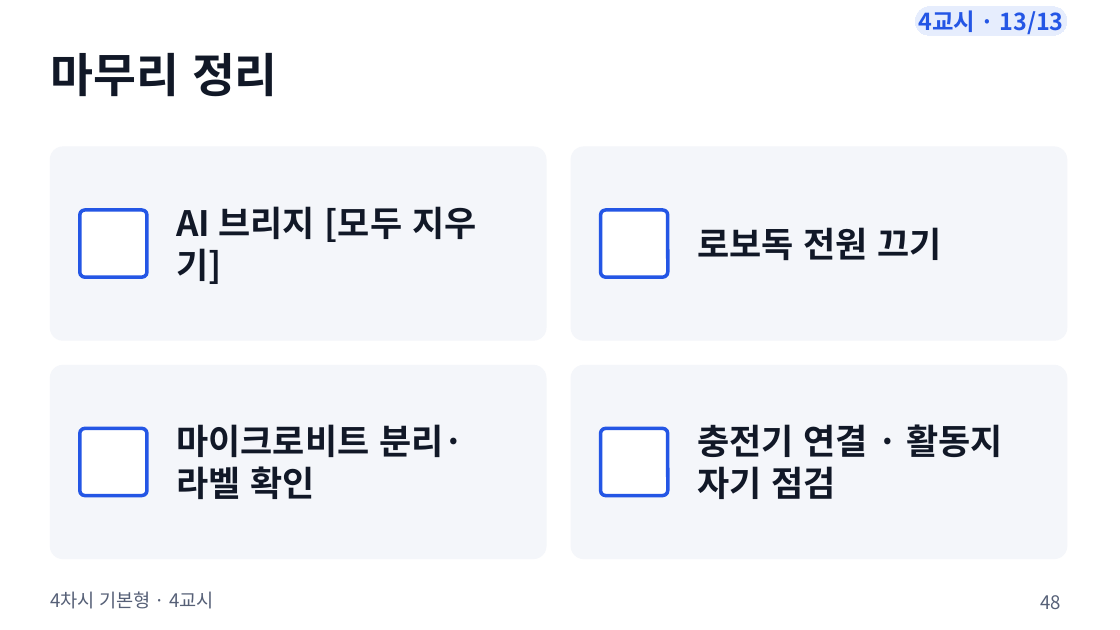
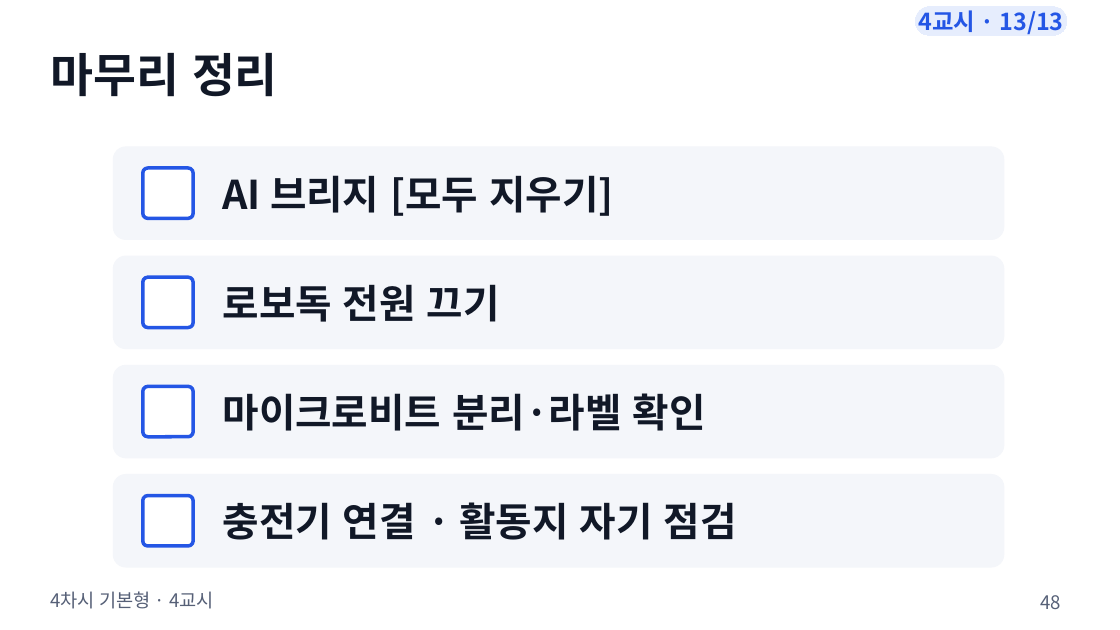
Before and after one commit to boundaryx01-uniquelife/microbit, a slide deck: slide 48 of materials/4차시_기본형/4차시_수업슬라이드.pptx. Drawn at 1120x630 pixels with LibreOffice and Linux fonts; fonts in the diff are those of the drawing. Boxes give left, top, right and bottom in pixels: in the first picture for what was removed or moved away, otherwise in the second. Text is boxed around its words. In the diff, an @@ line names an element or a change of style, - is before the commit and + after.

```diff
--- a/materials/4차시_기본형/4차시_수업슬라이드.pptx
+++ b/materials/4차시_기본형/4차시_수업슬라이드.pptx
@@ rounded rectangle: place and size @@
-rounded rectangle at bbox=[50, 147, 546, 340]
+rounded rectangle at bbox=[113, 147, 1004, 239]
@@ rounded rectangle: place and size @@
-rounded rectangle at bbox=[80, 210, 147, 277]
+rounded rectangle at bbox=[143, 168, 193, 218]
@@ text "AI 브리지 [모두 지우기]": place and size @@
-text "AI 브리지 [모두 지우기]" at bbox=[176, 206, 476, 284]
+text "AI 브리지 [모두 지우기]" at bbox=[223, 175, 613, 216]
@@ rounded rectangle: place and size @@
-rounded rectangle at bbox=[571, 147, 1067, 340]
+rounded rectangle at bbox=[113, 256, 1004, 349]
@@ text "로보독 전원 끄기": place and size @@
-text "로보독 전원 끄기" at bbox=[697, 227, 942, 261]
+text "로보독 전원 끄기" at bbox=[223, 284, 500, 322]
@@ rounded rectangle: place and size @@
-rounded rectangle at bbox=[601, 210, 668, 277]
+rounded rectangle at bbox=[143, 277, 193, 328]
@@ rounded rectangle: place and size @@
-rounded rectangle at bbox=[50, 365, 546, 559]
+rounded rectangle at bbox=[113, 365, 1004, 458]
@@ rounded rectangle: place and size @@
-rounded rectangle at bbox=[80, 429, 147, 496]
+rounded rectangle at bbox=[143, 386, 193, 437]
@@ text "마이크로비트 분리·라벨 확인": place and size @@
-text "마이크로비트 분리·라벨 확인" at bbox=[176, 424, 464, 499]
+text "마이크로비트 분리·라벨 확인" at bbox=[223, 393, 706, 431]
@@ rounded rectangle: place and size @@
-rounded rectangle at bbox=[571, 365, 1067, 559]
+rounded rectangle at bbox=[113, 475, 1004, 567]
@@ proportions changed in 8 elements at bbox=[143, 168, 193, 218], bbox=[143, 386, 193, 437], bbox=[113, 147, 1004, 239], bbox=[113, 365, 1004, 458], bbox=[113, 256, 1004, 349], bbox=[113, 475, 1004, 567], bbox=[143, 277, 193, 328], bbox=[143, 496, 193, 546] @@
@@ rounded rectangle: place and size @@
-rounded rectangle at bbox=[601, 429, 668, 496]
+rounded rectangle at bbox=[143, 496, 193, 546]
@@ size 30 to 34 pt in 4 elements at bbox=[223, 175, 613, 216], bbox=[223, 393, 706, 431], bbox=[223, 284, 500, 322], bbox=[223, 502, 737, 540] @@
@@ text "충전기 연결 · 활동지 자기 ...": place and size @@
-text "충전기 연결 · 활동지 자기 ..." at bbox=[697, 424, 1003, 499]
+text "충전기 연결 · 활동지 자기 ..." at bbox=[223, 502, 737, 540]
```
Also in this commit, not shown: 3 other slides changed, 11 other files.
